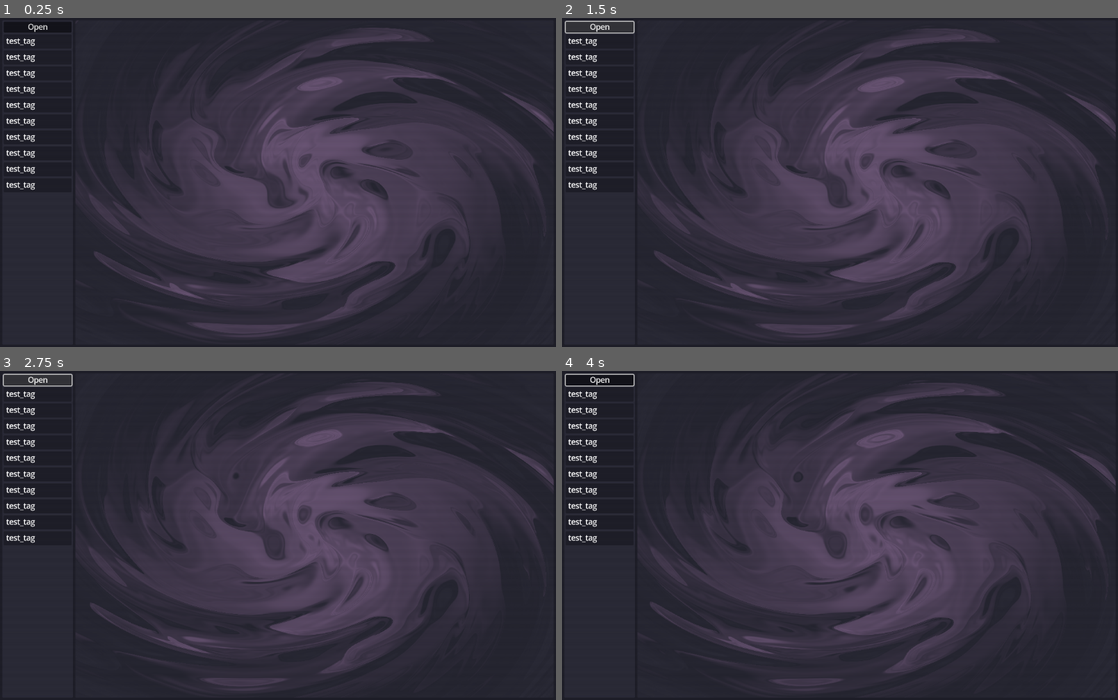
Above: before the commit, frames 1-4 (two rows, left to right).
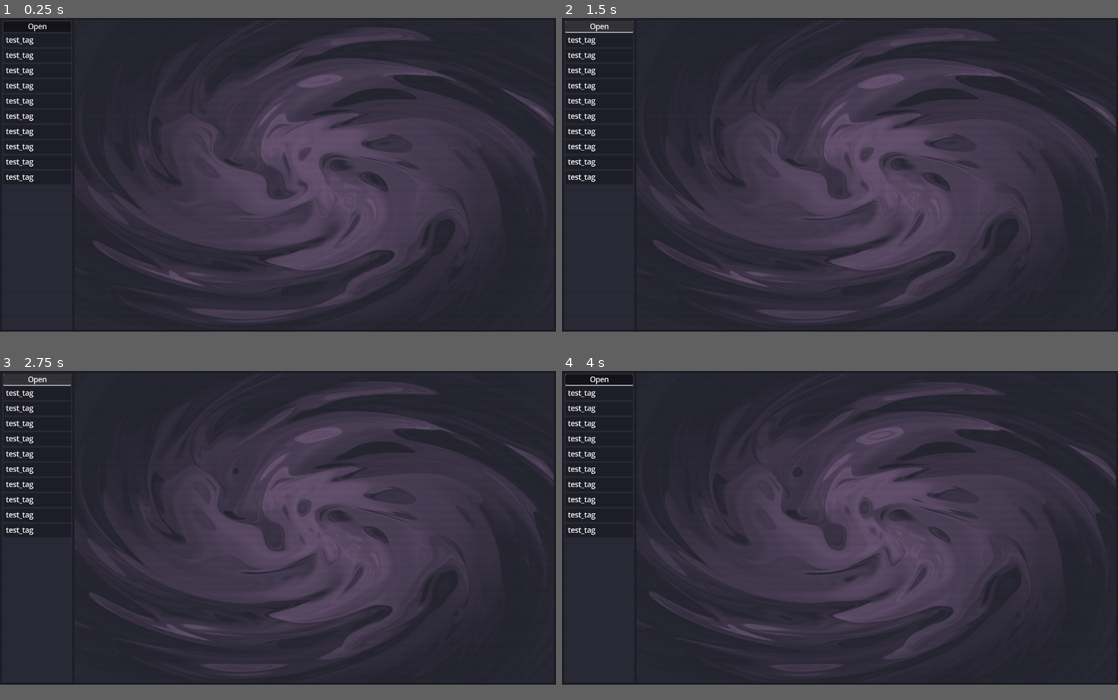
Above: after the commit, the same moments.

Repository: heli-82/e-tagger
Game: Godot game, scene res://scenes/tagger.tscn
Two runs of this game, one before a commit and one after it. Both use one fixed random seed, a clock stepped at 60 frames per second and the inputs below.
Inputs (mouse positions are in pixels of both pictures, inside the frame that each line leads up to):
- Up to frame 1 (0.25 s): no input
- Up to frame 2 (1.5 s): click "Open" at 0.5 s; click "Open" at 1.25 s
- Up to frame 3 (2.75 s): click "Open" at 2 s
- Up to frame 4 (4 s): tap Enter at 2.75 s; move the mouse to (962, 519) at 2.77 s; hold Ctrl (ctrl, bound only after the commit) 2.78-3.53 s; click (962, 519) at 2.85 s; tap Space at 3.5 s; move the mouse to (728, 551) at 3.52 s; tap Ctrl (ctrl, bound only after the commit) at 3.6 s; tap Middle mouse button (mmb, bound only after the commit) at 3.8 s
In our replay, the window is 800x474 before the commit and 800x452 after it. These sizes can differ from the game's own. Grey fills any space a smaller window leaves; there, only what the larger window draws over its background counts as a difference.

The runs differ from the first frame. In frame 1, 6.0% of the frame differs, in the area x 0-100%, y 1-98%; in frame 2, 6.0%; in frame 3, 5.7%; in frame 4, 5.5%.
Error before the commit: Attempt to call function 'get_files' in base 'null instance' on a null instance. (res://scripts/tagger.gd:16)
Error after the commit: Attempt to call function 'get_files' in base 'null instance' on a null instance. (res://scripts/tagger.gd:18)

Commit message:
Image scale and select

Diff:
--- a/project.godot
+++ b/project.godot
@@ -13,17 +13,55 @@
 config/name="e-tagger"
 run/main_scene="res://scenes/tagger.tscn"
 config/features=PackedStringArray("4.3", "Forward Plus")
+boot_splash/bg_color=Color(0.117647, 0.117647, 0.156863, 1)
 config/icon="res://icon.svg"
+
+[autoload]
+
+Global="*res://scripts/global.gd"
 
 [display]
 
-window/size/viewport_width=1180
+window/size/viewport_width=1238
 window/size/viewport_height=700
 
 [gui]
 
 theme/default_font_multichannel_signed_distance_field=true
 
+[input]
+
+click={
+"deadzone": 0.5,
+"events": [Object(InputEventMouseButton,"resource_local_to_scene":false,"resource_name":"","device":-1,"window_id":0,"alt_pressed":false,"shift_pressed":false,"ctrl_pressed":false,"meta_pressed":false,"button_mask":1,"position":Vector2(189, 15),"global_position":Vector2(198, 61),"factor":1.0,"button_index":1,"canceled":false,"pressed":true,"double_click":false,"script":null)
+]
+}
+open={
+"deadzone": 0.5,
+"events": [Object(InputEventKey,"resource_local_to_scene":false,"resource_name":"","device":-1,"window_id":0,"alt_pressed":false,"shift_pressed":false,"ctrl_pressed":true,"meta_pressed":false,"pressed":false,"keycode":0,"physical_keycode":79,"key_label":0,"unicode":111,"location":0,"echo":false,"script":null)
+]
+}
+rmb={
+"deadzone": 0.5,
+"events": [Object(InputEventMouseButton,"resource_local_to_scene":false,"resource_name":"","device":-1,"window_id":0,"alt_pressed":false,"shift_pressed":false,"ctrl_pressed":false,"meta_pressed":false,"button_mask":2,"position":Vector2(401, 16),"global_position":Vector2(410, 62),"factor":1.0,"button_index":2,"canceled":false,"pressed":true,"double_click":false,"script":null)
+]
+}
+mmb={
+"deadzone": 0.5,
+"events": [Object(InputEventMouseButton,"resource_local_to_scene":false,"resource_name":"","device":-1,"window_id":0,"alt_pressed":false,"shift_pressed":false,"ctrl_pressed":false,"meta_pressed":false,"button_mask":4,"position":Vector2(142, 22),"global_position":Vector2(151, 68),"factor":1.0,"button_index":3,"canceled":false,"pressed":true,"double_click":false,"script":null)
+]
+}
+ctrl={
+"deadzone": 0.5,
+"events": [Object(InputEventKey,"resource_local_to_scene":false,"resource_name":"","device":-1,"window_id":0,"alt_pressed":false,"shift_pressed":false,"ctrl_pressed":false,"meta_pressed":false,"pressed":false,"keycode":0,"physical_keycode":4194326,"key_label":0,"unicode":0,"location":0,"echo":false,"script":null)
+]
+}
+hold={
+"deadzone": 0.5,
+"events": []
+}
+
 [rendering]
 
+textures/canvas_textures/default_texture_filter=2
 textures/vram_compression/import_etc2_astc=true
--- a/scenes/Picture.tscn
+++ b/scenes/Picture.tscn
@@ -5,10 +5,10 @@
 
 [sub_resource type="StyleBoxFlat" id="StyleBoxFlat_7s17f"]
 bg_color = Color(0.864281, 0.890417, 0.915485, 1)
-border_width_left = 1
-border_width_top = 1
-border_width_right = 1
-border_width_bottom = 1
+border_width_left = 2
+border_width_top = 2
+border_width_right = 2
+border_width_bottom = 2
 border_color = Color(0.761827, 0.808082, 0.847545, 1)
 corner_radius_top_left = 3
 corner_radius_top_right = 3
@@ -26,10 +26,10 @@
 anchor_top = -0.109
 anchor_right = 0.064
 anchor_bottom = 0.109
-offset_left = -0.479996
-offset_top = 0.300003
-offset_right = 0.479996
-offset_bottom = -0.300003
+offset_left = -0.199997
+offset_top = -0.700005
+offset_right = 1.2
+offset_bottom = -0.299995
 grow_horizontal = 2
 grow_vertical = 2
 pivot_offset = Vector2(76, 76)
@@ -61,8 +61,9 @@
 anchors_preset = 15
 anchor_right = 1.0
 anchor_bottom = 1.0
-offset_right = -0.000518799
-offset_bottom = -0.000106812
+offset_right = -1.28
+grow_horizontal = 2
+grow_vertical = 2
 mouse_filter = 2
 theme_override_styles/panel = SubResource("StyleBoxFlat_7s17f")
 
@@ -92,5 +93,9 @@
 position = Vector2(76, 76)
 shape = SubResource("RectangleShape2D_tqkpt")
 
+[connection signal="deselect" from="." to="." method="_on_deselect"]
+[connection signal="deselect_all" from="." to="." method="_on_deselect_all"]
 [connection signal="mouse_entered" from="." to="." method="_on_mouse_entered"]
 [connection signal="mouse_exited" from="." to="." method="_on_mouse_exited"]
+[connection signal="select" from="." to="." method="_on_select"]
+[connection signal="select_one" from="." to="." method="_on_select_one"]
--- a/scenes/Tag.tscn
+++ b/scenes/Tag.tscn
@@ -9,14 +9,13 @@
 anti_aliasing = false
 
 [node name="Tag" type="Control"]
-custom_minimum_size = Vector2(0, 30)
+custom_minimum_size = Vector2(150, 30)
 layout_mode = 3
-anchor_right = 0.0260417
-anchor_bottom = 0.0462963
-grow_horizontal = 2
-grow_vertical = 2
+anchor_right = 0.127
+anchor_bottom = 0.043
+offset_right = 0.139999
+offset_bottom = -0.1
 size_flags_horizontal = 3
-metadata/_edit_use_anchors_ = true
 
 [node name="ColorRect" type="ColorRect" parent="."]
 visible = false
--- a/scenes/tagger.tscn
+++ b/scenes/tagger.tscn
@@ -1,10 +1,11 @@
-[gd_scene load_steps=14 format=3 uid="uid://bckq43u5req7k"]
+[gd_scene load_steps=18 format=3 uid="uid://bckq43u5req7k"]
 
 [ext_resource type="Script" path="res://scripts/tagger.gd" id="1_2hyqj"]
 [ext_resource type="Script" path="res://scripts/v_box_container.gd" id="2_f2ao5"]
 [ext_resource type="Script" path="res://scripts/grid_container.gd" id="3_os3bi"]
 [ext_resource type="Shader" path="res://paint.gdshader" id="3_yxe88"]
 [ext_resource type="Shader" path="res://scripts/crt.gdshader" id="4_yu6y6"]
+[ext_resource type="Script" path="res://scenes/v_flow_container.gd" id="5_nc4gm"]
 
 [sub_resource type="StyleBoxFlat" id="StyleBoxFlat_4ulrr"]
 bg_color = Color(0.117647, 0.117647, 0.156863, 1)
@@ -26,6 +27,13 @@
 corner_radius_bottom_right = 3
 corner_radius_bottom_left = 3
 anti_aliasing = false
+
+[sub_resource type="InputEventKey" id="InputEventKey_xgpcd"]
+ctrl_pressed = true
+keycode = 79
+
+[sub_resource type="Shortcut" id="Shortcut_lxv5t"]
+events = [SubResource("InputEventKey_xgpcd")]
 
 [sub_resource type="GDScript" id="GDScript_jck5q"]
 script/source = "extends Button
@@ -55,6 +63,12 @@
 corner_radius_bottom_left = 3
 anti_aliasing = false
 
+[sub_resource type="StyleBoxEmpty" id="StyleBoxEmpty_ljlws"]
+content_margin_left = 20.0
+content_margin_top = 20.0
+content_margin_right = 20.0
+content_margin_bottom = 0.0
+
 [sub_resource type="ShaderMaterial" id="ShaderMaterial_jfas5"]
 shader = ExtResource("4_yu6y6")
 shader_parameter/overlay = true
@@ -67,12 +81,12 @@
 
 [node name="Tagger" type="Control"]
 layout_mode = 3
-anchors_preset = 15
 anchor_right = 1.0
 anchor_bottom = 1.0
 grow_horizontal = 2
 grow_vertical = 2
 script = ExtResource("1_2hyqj")
+metadata/_edit_use_anchors_ = true
 
 [node name="ColorRect" type="ColorRect" parent="."]
 layout_mode = 1
@@ -104,33 +118,40 @@
 theme_override_constants/separation = 5
 
 [node name="TagContainer" type="PanelContainer" parent="PanelContainer/MarginContainer/HBoxContainer"]
-custom_minimum_size = Vector2(150, 0)
+custom_minimum_size = Vector2(156, 0)
 layout_mode = 2
 theme_override_styles/panel = SubResource("StyleBoxFlat_d45y4")
 
 [node name="MarginContainer" type="MarginContainer" parent="PanelContainer/MarginContainer/HBoxContainer/TagContainer"]
+custom_minimum_size = Vector2(150, 0)
 layout_mode = 2
 theme_override_constants/margin_left = 3
 theme_override_constants/margin_top = 3
 theme_override_constants/margin_right = 3
 theme_override_constants/margin_bottom = 3
 
-[node name="VBoxContainer" type="VBoxContainer" parent="PanelContainer/MarginContainer/HBoxContainer/TagContainer/MarginContainer"]
+[node name="ScrollContainer" type="ScrollContainer" parent="PanelContainer/MarginContainer/HBoxContainer/TagContainer/MarginContainer"]
+custom_minimum_size = Vector2(150, 0)
+layout_mode = 2
+
+[node name="VBoxContainer" type="VBoxContainer" parent="PanelContainer/MarginContainer/HBoxContainer/TagContainer/MarginContainer/ScrollContainer"]
 layout_mode = 2
 theme = SubResource("Theme_fpf8h")
 script = ExtResource("2_f2ao5")
 
-[node name="Open" type="Button" parent="PanelContainer/MarginContainer/HBoxContainer/TagContainer/MarginContainer/VBoxContainer"]
+[node name="Open" type="Button" parent="PanelContainer/MarginContainer/HBoxContainer/TagContainer/MarginContainer/ScrollContainer/VBoxContainer"]
+custom_minimum_size = Vector2(150, 0)
 layout_mode = 2
 theme_override_styles/normal = SubResource("StyleBoxFlat_54enh")
 action_mode = 0
+shortcut = SubResource("Shortcut_lxv5t")
 text = "Open"
 script = SubResource("GDScript_jck5q")
 
-[node name="FileDialog" type="FileDialog" parent="PanelContainer/MarginContainer/HBoxContainer/TagContainer/MarginContainer/VBoxContainer/Open"]
+[node name="FileDialog" type="FileDialog" parent="PanelContainer/MarginContainer/HBoxContainer/TagContainer/MarginContainer/ScrollContainer/VBoxContainer/Open"]
 size = Vector2i(303, 180)
 
-[node name="Button2" type="Button" parent="PanelContainer/MarginContainer/HBoxContainer/TagContainer/MarginContainer/VBoxContainer"]
+[node name="Button2" type="Button" parent="PanelContainer/MarginContainer/HBoxContainer/TagContainer/MarginContainer/ScrollContainer/VBoxContainer"]
 visible = false
 layout_mode = 2
 theme_override_styles/normal = SubResource("StyleBoxFlat_54enh")
@@ -160,6 +181,8 @@
 
 [node name="ScrollContainer" type="ScrollContainer" parent="PanelContainer/MarginContainer/HBoxContainer/PictureContainer/MarginContainer"]
 layout_mode = 2
+theme_override_styles/panel = SubResource("StyleBoxEmpty_ljlws")
+horizontal_scroll_mode = 0
 
 [node name="GridContainer" type="GridContainer" parent="PanelContainer/MarginContainer/HBoxContainer/PictureContainer/MarginContainer/ScrollContainer"]
 layout_direction = 2
@@ -169,6 +192,12 @@
 columns = 6
 script = ExtResource("3_os3bi")
 
+[node name="VFlowContainer" type="VFlowContainer" parent="PanelContainer/MarginContainer/HBoxContainer/PictureContainer/MarginContainer/ScrollContainer"]
+visible = false
+layout_mode = 2
+last_wrap_alignment = 1
+script = ExtResource("5_nc4gm")
+
 [node name="CanvasLayer" type="CanvasLayer" parent="."]
 
 [node name="ColorRect" type="ColorRect" parent="CanvasLayer"]
@@ -180,5 +209,5 @@
 grow_vertical = 2
 mouse_filter = 2
 
-[connection signal="pressed" from="PanelContainer/MarginContainer/HBoxContainer/TagContainer/MarginContainer/VBoxContainer/Open" to="." method="_on_open_pressed"]
-[connection signal="dir_selected" from="PanelContainer/MarginContainer/HBoxContainer/TagContainer/MarginContainer/VBoxContainer/Open/FileDialog" to="." method="_on_file_dialog_dir_selected"]
+[connection signal="pressed" from="PanelContainer/MarginContainer/HBoxContainer/TagContainer/MarginContainer/ScrollContainer/VBoxContainer/Open" to="." method="_on_open_pressed"]
+[connection signal="dir_selected" from="PanelContainer/MarginContainer/HBoxContainer/TagContainer/MarginContainer/ScrollContainer/VBoxContainer/Open/FileDialog" to="." method="_on_file_dialog_dir_selected"]
--- /dev/null
+++ b/scenes/v_flow_container.gd
@@ -0,0 +1,30 @@
+extends VFlowContainer
+
+var picture_scene = preload("res://scenes/Picture.tscn")
+
+
+func _ready() -> void:
+	for i in range(10):
+		add_child(picture_scene.instantiate())
+
+
+func drop() -> void:
+	for child in get_children():
+		remove_child(child)
+
+
+func change(paths: Array) -> void:
+	drop()
+	set_pictures(paths)
+
+
+func set_pictures_parallel(paths: Array) -> void :
+	for path in paths:
+		var thread = Thread.new()
+
+
+func set_pictures(paths: Array) -> void:
+	for path in paths:
+		var picture = picture_scene.instantiate()
+		picture.set_picture(path)
+		add_child(picture)
--- /dev/null
+++ b/scripts/global.gd
@@ -0,0 +1,14 @@
+extends Node
+
+var selected_pictures := {}
+
+func clear_selection() -> void:
+	for pic in selected_pictures:
+		pic.deselect_pic()
+	selected_pictures.clear()
+
+func add_to_selection(entity: Picture) -> void:
+	selected_pictures[entity] = entity.picture_path
+
+func remove_by_key(key: Picture) -> void:
+	selected_pictures.erase(key)
--- a/scripts/picture.gd
+++ b/scripts/picture.gd
@@ -2,10 +2,24 @@
 extends Control
 
 var picture_path: String = ""
-var width: int = 128
-var height: int = 128
+
+var is_available: bool = true
 var is_hovered: bool = false
+var is_selected: bool = false
 
+
+var default_color: Color = Color("#dce3e9")
+var default_border_color: Color = Color("#c2ced8")
+var selected_color: Color = Color("#b193ba")
+var selected_border_color: Color = Color("#84668e")
+
+signal select
+signal select_one
+signal deselect
+signal deselect_all
+
+@onready var texture_rect: TextureRect = $PanelContainer/MarginContainer/TextureRect
+@onready var panel_container: PanelContainer = $PanelContainer
 
 func set_picture(path: String) -> void:
 	picture_path = path
@@ -13,6 +27,12 @@
 	image.load(picture_path)
 	$PanelContainer/MarginContainer/TextureRect.texture = ImageTexture.create_from_image(image)
 
+
+func change_color(main_color: Color, border_color: Color) -> void:
+	var stylebox: StyleBoxFlat = $PanelContainer.get_theme_stylebox("panel").duplicate()
+	stylebox.set("bg_color", main_color)
+	stylebox.border_color = border_color
+	$PanelContainer.add_theme_stylebox_override("panel", stylebox)
 
 func _on_mouse_entered() -> void:
 	is_hovered = true
@@ -24,6 +44,56 @@
 
 func _physics_process(delta: float) -> void:
 	if is_hovered:
-		scale = scale.lerp(Vector2(1.2, 1.2), 6.0 * delta)
+		if Input.is_action_just_pressed("click"):
+			if !is_selected:
+				if Input.is_action_pressed("ctrl"):
+					select.emit()
+				else:
+					select_one.emit()
+			else:
+				deselect.emit()
+
+		elif Input.is_action_just_pressed("mmb"):
+			if !is_selected:
+				select.emit()
+			else:
+				deselect.emit()
+
+		elif Input.is_action_just_pressed("rmb"):
+			deselect_all.emit()
+
+		scale = scale.lerp(Vector2(1.2, 1.2), 9.0 * delta)
 	else:
-		scale = scale.lerp(Vector2(1.0, 1.0), 6.0 * delta)
+		scale = scale.lerp(Vector2(1.0, 1.0), 9.0 * delta)
+
+
+func select_pic() -> void:
+	is_selected = true
+	is_available = false
+	change_color(selected_color, selected_border_color)
+
+
+func deselect_pic() -> void:
+	is_selected = false
+	is_available = false
+	change_color(default_color, default_border_color)
+
+
+func _on_select() -> void:
+	select_pic()
+	Global.add_to_selection(self)
+
+
+func _on_select_one() -> void:
+	select_pic()
+	Global.clear_selection()
+	Global.add_to_selection(self)
+
+
+func _on_deselect() -> void:
+	deselect_pic()
+	Global.remove_by_key(self)
+
+
+func _on_deselect_all() -> void:
+	Global.clear_selection()
--- a/scripts/tagger.gd
+++ b/scripts/tagger.gd
@@ -6,8 +6,10 @@
 @export var is_crt_enabled: bool = true
 
 @onready var grid_container: GridContainer = $PanelContainer/MarginContainer/HBoxContainer/PictureContainer/MarginContainer/ScrollContainer/GridContainer
+#@onready var grid_container: VFlowContainer = $PanelContainer/MarginContainer/HBoxContainer/PictureContainer/MarginContainer/ScrollContainer/VFlowContainer
 #@onready var grid_container: GridContainer = $PanelContainer/MarginContainer/HBoxContainer/PictureContainer/MarginContainer/GridContainer
-@onready var file_dialog: FileDialog = $PanelContainer/MarginContainer/HBoxContainer/TagContainer/MarginContainer/VBoxContainer/Open/FileDialog
+@onready var v_box_container: VBoxContainer = $PanelContainer/MarginContainer/HBoxContainer/TagContainer/MarginContainer/ScrollContainer/VBoxContainer
+@onready var file_dialog: FileDialog = $PanelContainer/MarginContainer/HBoxContainer/TagContainer/MarginContainer/ScrollContainer/VBoxContainer/Open/FileDialog
 
 func get_all_files(path: String) -> Array:
 	var result = []
